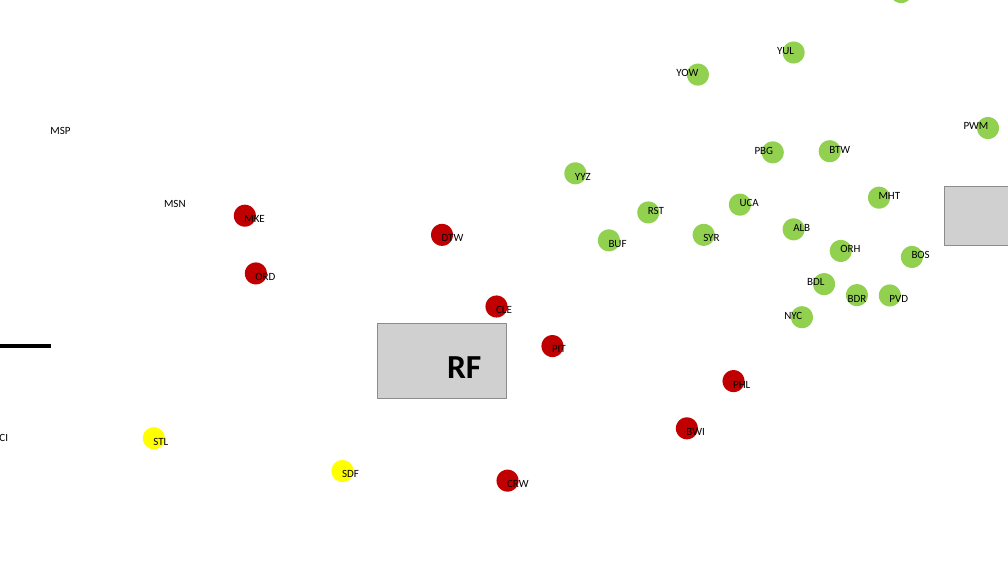
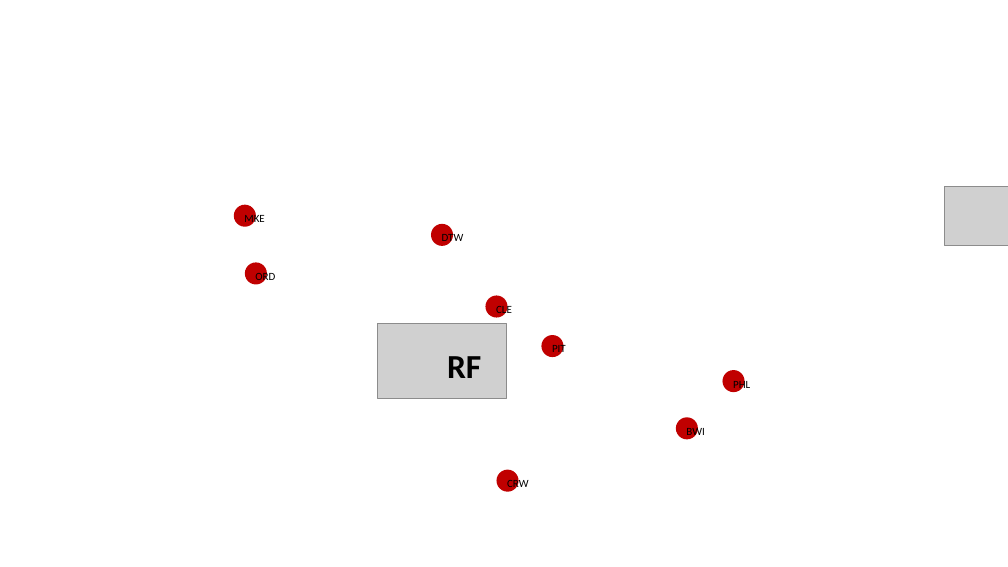
Before and after one commit to slacgismo/loadinsight, a slide deck: slide 3 of nercmap/citymap.pptx. Drawn at 1008x567 pixels with LibreOffice and Linux fonts; fonts in the diff are those of the drawing; grey boxes stand for pictures; background and template pictures are left out. Boxes give left, top, right and bottom in pixels: in the first picture for what was removed or moved away, otherwise in the second. Text is boxed around its words. In the diff, an @@ line names an element or a change of style, - is before the commit and + after.

```diff
--- a/nercmap/citymap.pptx
+++ b/nercmap/citymap.pptx
@@ ellipse removed at (564,163,586,185) @@
-YYZ
@@ group removed at (0,0,999,482): 23 ellipses, 1 line @@
-MSP
-MSN
-MCI
-STL
-SDF
-PWM
-YQB
-YUL
-YOW
-BOS
-MHT
-BTW
-PBG
-ALB
-UCA
-SYR
-RST
-BUF
-PVD
-BDR
-BDL
-ORH
-NYC
```
Also in this commit, not shown: 4 other slides changed.
